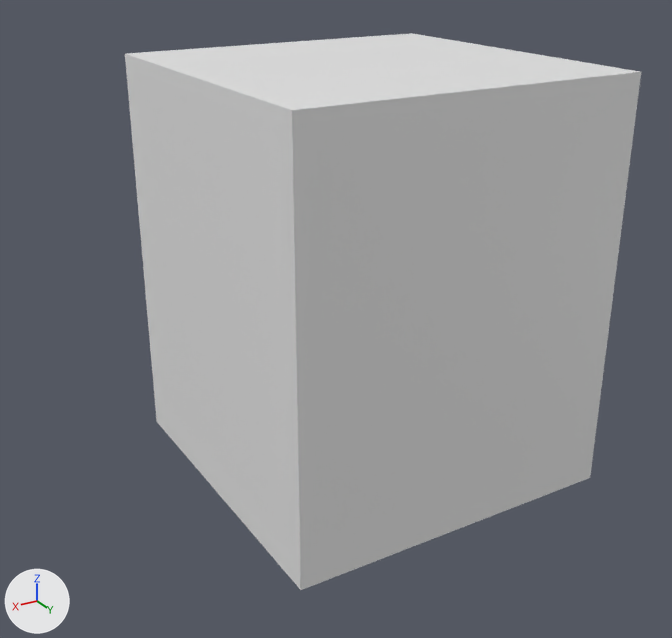
A saved change to the FBX model Export Art/GasStation/Interior/AttendantChair.fbx.
One viewpoint serves both versions: a 50 mm lens placed at (1.4, 2.17, 1.55), pointed at (0.04, -0.1, 0.42). The lights are fixed; the arrows at lower left show +X, +Y and +Z. The first picture is the older version.

Names of what the first picture shows: 'AttendantChair_SM'.
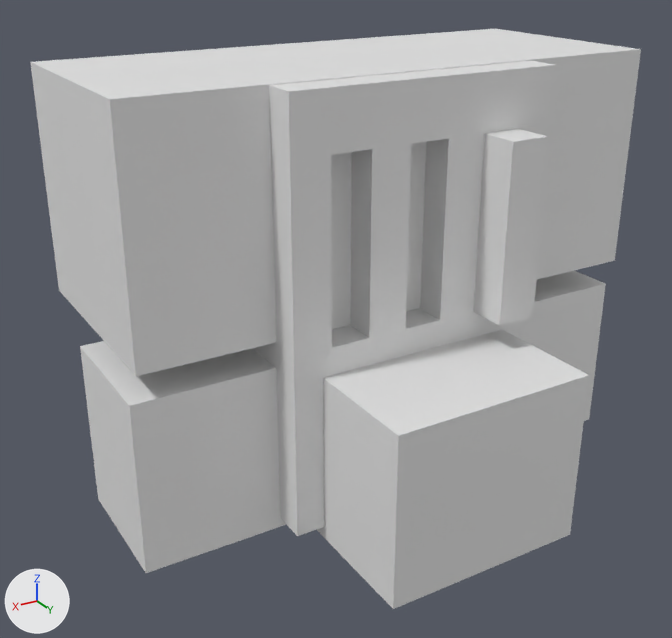
Boxes (x1, y1, x2, y2) around the edits, measured in the pictures (672 x 638 px):
'AttendantChair_SM', reshaped, moved, turned, rescaled: before (125, 33, 641, 590); after (30, 29, 641, 609)
part 1 of me_cube, added: after (80, 271, 606, 573)
part 2 of me_cube, added: after (30, 29, 641, 376)
part 3 of me_cube, added: after (473, 129, 548, 325)
part 4 of me_cube, added: after (252, 61, 556, 536)

The edits, one by one:
me_cube is used by ob_attendantchair_sm; location (0.0, 0.0, 0.6); scale (0.5, 0.5, 0.6).
me_cube had 8 vertices, 6 faces and spanned x -1.0..1.0, y -1.0..1.0, z -1.0..1.0.
me_cube now has 104 vertices, 60 faces and spans x -1.0..1.0, y -2.79..2.62, z -1.0..3.96.
me_cube part 1: a new loose piece, a box spanning x -0.45..0.05, y -2.72..2.62, z -0.97..1.03.
me_cube part 2: a new loose piece, a box spanning x -0.45..0.37, y -2.79..2.55, z 1.33..3.96.
me_cube part 3: a new loose piece, a box spanning x -0.71..-0.45, y -1.01..-0.62, z 1.32..3.32.
me_cube part 4: a new loose piece of 72 vertices spanning x -0.57..0.18, y -1.38..1.28, z -0.85..3.95.
Object 'AttendantChair_SM' (ob_attendantchair_sm) moves from (0.0, 0.0, 0.6) to (0.015, -0.157, 0.213).
Object 'AttendantChair_SM' (ob_attendantchair_sm) turns from (0, 0, 0) to (0, 0, -90) degrees about x, y and z.
Object 'AttendantChair_SM' (ob_attendantchair_sm) is rescaled from (0.5, 0.5, 0.6) to (0.8, 0.3, 0.25).
